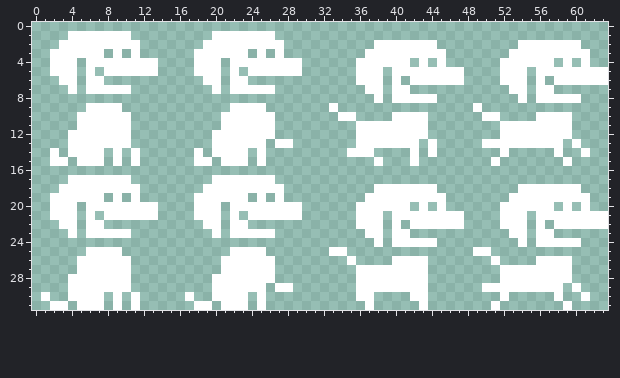
File history of a pixel-art sprite, src/assets/masza.png. The picture above is the old version.
The file is 512x256 pixels, drawn in blocks of 8x8; one block is one cell here.
Now the later version:
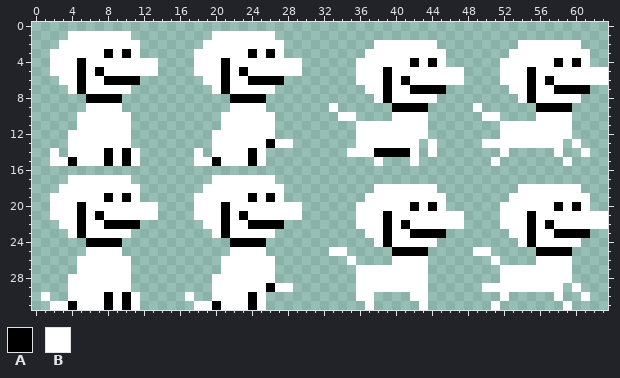
Palette (. is transparent): A #000000  B #ffffff
What changed:
Changed rows in their new state; - is an unchanged pixel.
first column x 5:
 3 ---A-A-------------A-A-----------------------------------
 4 A---------------A--------------------A-A-------------A-A-
 5 A-A-------------A-A---------------A---------------A------
 6 A--AAAA---------A--AAAA-----------A-A-------------A-A----
 7 A---------------A-----------------A--AAAA---------A--AAAA
 8 -AAAA------------AAAA-------------A---------------A------
 9 -----------------------------------AAAA------------AAAA--
first column x 4:
13 ----------------------A---------------
14 ----A-A-------------A-------------AAAA
15 A---A-A---------A---A-----------------
first column x 5:
19 ---A-A-------------A-A-----------------------------------
20 A---------------A--------------------A-A-------------A-A-
21 A-A-------------A-A---------------A---------------A------
22 A--AAAA---------A--AAAA-----------A-A-------------A-A----
23 A---------------A-----------------A--AAAA---------A--AAAA
24 -AAAA------------AAAA-------------A---------------A------
25 -----------------------------------AAAA------------AAAA--
first column x 4:
29 ----------------------A
30 ----A-A-------------A--
31 A---A-A---------A---A--
